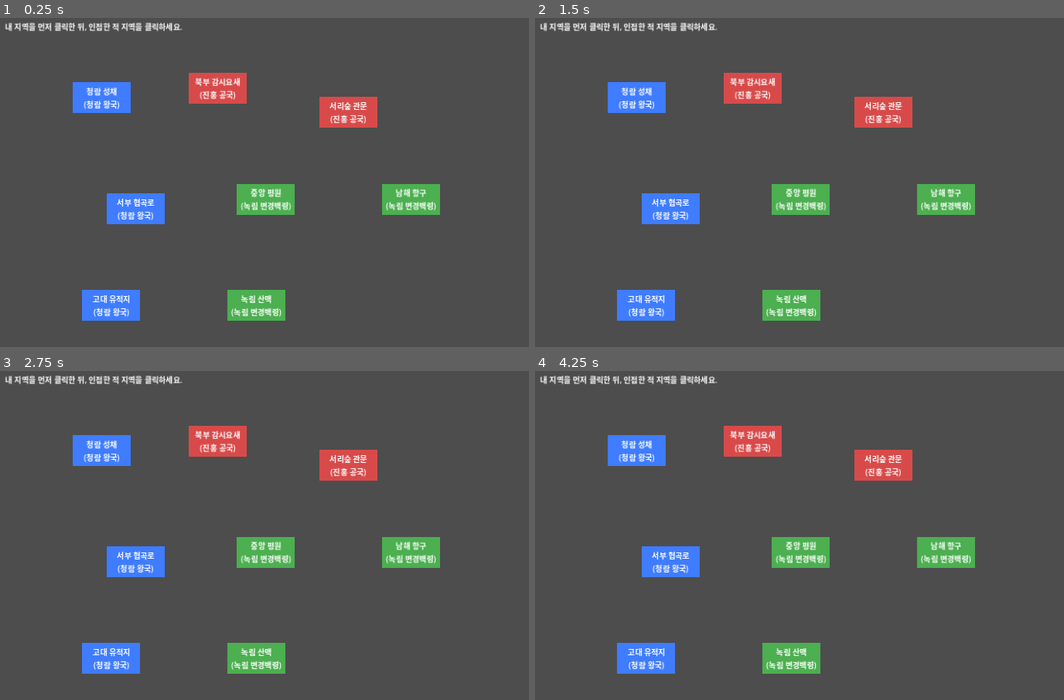
Above: before the commit, frames 1-4 (two rows, left to right).
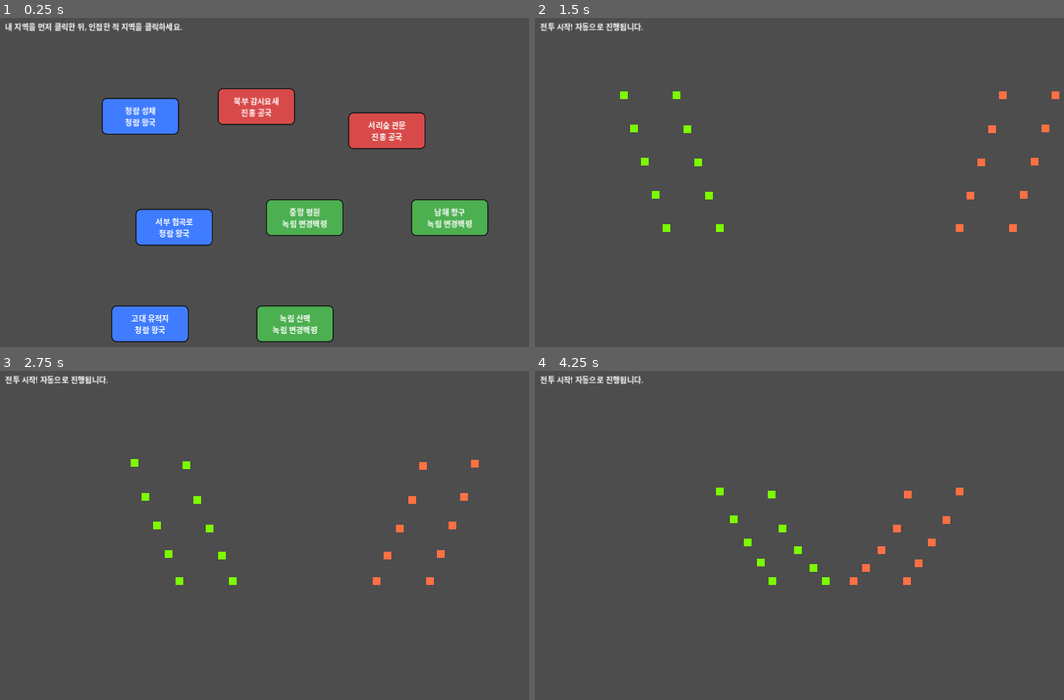
Above: after the commit, the same moments.

Repository: yogitobi31/season-of-warlords
Game: Godot game, scene res://scenes/WorldMap.tscn
Same seed, same stepped clock (60 frames per second), same inputs: the game is played once before the commit and once after it.
Inputs (mouse positions are in pixels of both pictures, inside the frame that each line leads up to):
- Up to frame 1 (0.25 s): no input
- Up to frame 2 (1.5 s): click (677, 116) at 0.5 s, where only the run after the commit has a clickable "청람 성채 청람 왕국"; click (788, 106) at 1.25 s, where only the run after the commit has a clickable "북부 감시요새 진홍 공국"
- Up to frame 3 (2.75 s): move the mouse to (100, 449) at 2.02 s; click (100, 449) at 2.17 s
- Up to frame 4 (4.25 s): move the mouse to (751, 440) at 2.77 s; click (751, 440) at 2.92 s; move the mouse to (884, 466) at 3.52 s; click (884, 466) at 3.67 s

The runs differ from the first frame. In frame 1, 18% of the frame differs, in the area x 13-93%, y 16-99%; in frame 2, 9.4%; in frame 3, 9.4%; in frame 4, 9.4%.

Commit message:
Convert RegionNode to Button for reliable interaction

Diff:
--- a/scripts/RegionNode.gd
+++ b/scripts/RegionNode.gd
@@ -1,4 +1,4 @@
-extends Area2D
+extends Button
 class_name RegionNode
 
 signal region_clicked(region_id: String)
@@ -8,31 +8,20 @@
 @export var owner_faction: int = 0
 @export var adjacent_regions: Array = []
 
-var _shape_node: ColorRect
-var _name_label: Label
+const REGION_SIZE := Vector2(160, 76)
+
+var is_selected: bool = false
+var is_attackable: bool = false
 
 func _ready() -> void:
-	input_pickable = true
-	# 단순 사각형으로 지역을 표현합니다.
-	_shape_node = ColorRect.new()
-	_shape_node.size = Vector2(120, 64)
-	_shape_node.position = Vector2(-60, -32)
-	add_child(_shape_node)
-
-	_name_label = Label.new()
-	_name_label.horizontal_alignment = HORIZONTAL_ALIGNMENT_CENTER
-	_name_label.vertical_alignment = VERTICAL_ALIGNMENT_CENTER
-	_name_label.size = Vector2(120, 64)
-	_name_label.position = Vector2(-60, -32)
-	add_child(_name_label)
-
-	# 클릭 판정 영역을 설정합니다.
-	var collision := CollisionShape2D.new()
-	var rect_shape := RectangleShape2D.new()
-	rect_shape.size = Vector2(120, 64)
-	collision.shape = rect_shape
-	add_child(collision)
-
+	# MVP 단계에서는 Area2D보다 Button이 클릭 동작을 확인하기 훨씬 쉽습니다.
+	# Godot 4.6에서 pressed 신호를 사용해 확실하게 클릭 이벤트를 받습니다.
+	custom_minimum_size = REGION_SIZE
+	size = REGION_SIZE
+	focus_mode = Control.FOCUS_NONE
+	mouse_filter = Control.MOUSE_FILTER_STOP
+	if not pressed.is_connected(_on_pressed):
+		pressed.connect(_on_pressed)
 	update_visual()
 
 func setup(id: String, display_name: String, faction_id: int, neighbors: Array) -> void:
@@ -44,19 +33,72 @@
 	for neighbor in neighbors:
 		adjacent_regions.append(str(neighbor))
 
-	if is_inside_tree():
-		update_visual()
+	update_visual()
 
 func update_owner(faction_id: int) -> void:
 	owner_faction = faction_id
 	update_visual()
 
+func set_selected(value: bool) -> void:
+	is_selected = value
+	update_visual()
+
+func set_attackable(value: bool) -> void:
+	is_attackable = value
+	update_visual()
+
 func update_visual() -> void:
-	if _shape_node == null or _name_label == null:
-		return
-	_shape_node.color = GameState.FACTION_COLORS.get(owner_faction, Color.DIM_GRAY)
-	_name_label.text = "%s\n(%s)" % [region_name, GameState.FACTION_NAMES.get(owner_faction, "Unknown")]
+	custom_minimum_size = REGION_SIZE
+	size = REGION_SIZE
 
-func _input_event(_viewport: Viewport, event: InputEvent, _shape_idx: int) -> void:
-	if event is InputEventMouseButton and event.pressed and event.button_index == MOUSE_BUTTON_LEFT:
-		emit_signal("region_clicked", region_id)
+	var faction_name := "Unknown"
+	if Engine.has_singleton("GameState"):
+		faction_name = GameState.FACTION_NAMES.get(owner_faction, "Unknown")
+	elif typeof(GameState) != TYPE_NIL:
+		faction_name = GameState.FACTION_NAMES.get(owner_faction, "Unknown")
+
+	var marker := ""
+	if is_selected:
+		marker = "★ "
+	elif is_attackable:
+		marker = "⚔ "
+
+	text = "%s%s\n%s" % [marker, region_name, faction_name]
+
+	var base_color: Color = Color.DIM_GRAY
+	if typeof(GameState) != TYPE_NIL:
+		base_color = GameState.FACTION_COLORS.get(owner_faction, Color.DIM_GRAY)
+
+	var border_color: Color = Color(0.08, 0.08, 0.08)
+	var border_width := 2
+	if is_selected:
+		border_color = Color(1.0, 0.95, 0.1)
+		border_width = 6
+	elif is_attackable:
+		border_color = Color(1.0, 0.65, 0.0)
+		border_width = 5
+
+	var normal_style := StyleBoxFlat.new()
+	normal_style.bg_color = base_color
+	normal_style.border_color = border_color
+	normal_style.set_border_width_all(border_width)
+	normal_style.set_corner_radius_all(10)
+
+	var hover_style := normal_style.duplicate() as StyleBoxFlat
+	hover_style.bg_color = base_color.lightened(0.18)
+
+	var pressed_style := normal_style.duplicate() as StyleBoxFlat
+	pressed_style.bg_color = base_color.darkened(0.18)
+
+	add_theme_stylebox_override("normal", normal_style)
+	add_theme_stylebox_override("hover", hover_style)
+	add_theme_stylebox_override("pressed", pressed_style)
+	add_theme_stylebox_override("focus", normal_style)
+	add_theme_color_override("font_color", Color.WHITE)
+	add_theme_color_override("font_hover_color", Color.WHITE)
+	add_theme_color_override("font_pressed_color", Color.WHITE)
+	add_theme_color_override("font_focus_color", Color.WHITE)
+
+func _on_pressed() -> void:
+	print("Region clicked: ", region_id, " / ", region_name)
+	emit_signal("region_clicked", region_id)
